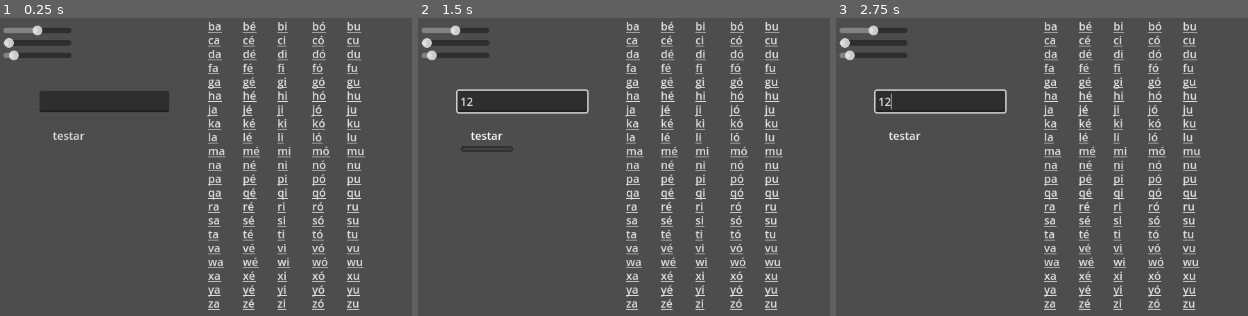
Above: before the commit, frames 1-3 (left to right).
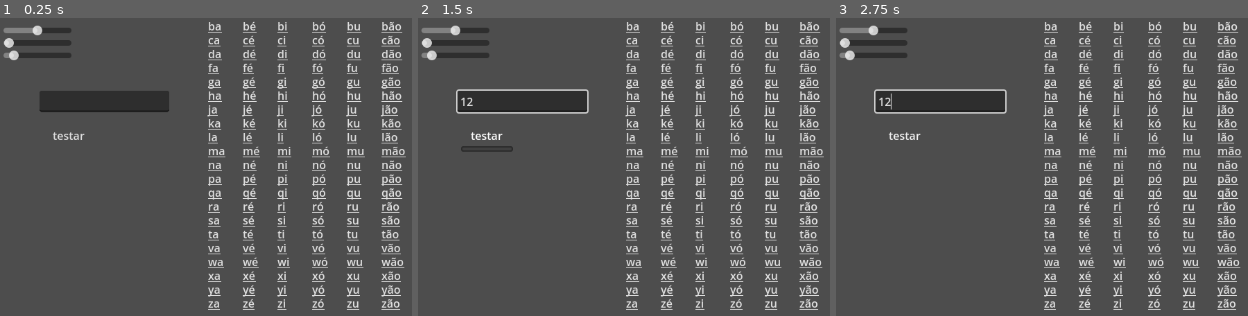
Above: after the commit, the same moments.

Repository: Sterbenxy13/Alfabeto-Movel-Interativo
Game: Godot game, scene res://teste.tscn
Two runs of this game, one before a commit and one after it. Both use one fixed random seed, a clock stepped at 60 frames per second and the inputs below.
Inputs (mouse positions are in pixels of both pictures, inside the frame that each line leads up to):
- Up to frame 1 (0.25 s): no input
- Up to frame 2 (1.5 s): click (521, 101) at 0.52 s; type "12" at 0.6 s; click "testar" at 1.25 s
- Up to frame 3 (2.75 s): click "testar" at 2 s

The runs differ from the first frame. In frame 1, 2.0% of the frame differs, in the area x 92-99%, y 1-98%; in frame 2, 2.0%; in frame 3, 2.0%.
Error in both runs: Invalid access of index '0' on a base object of type: 'PackedStringArray'. (res://TTS.gd:6)

Commit message:
lógica inicial da aba das sílabas feita

Diff:
--- /dev/null
+++ b/main.tscn
@@ -0,0 +1,9 @@
+[gd_scene format=3 uid="uid://brefcqu5p00b1"]
+
+[node name="Control" type="Control"]
+layout_mode = 3
+anchors_preset = 15
+anchor_right = 1.0
+anchor_bottom = 1.0
+grow_horizontal = 2
+grow_vertical = 2
--- /dev/null
+++ b/menu_button.gd
@@ -0,0 +1,6 @@
+extends MenuButton
+
+@export var vogal:String
+
+func _on_pressed() -> void:
+	$"../Panel".slide()
--- a/node_2d.gd
+++ b/node_2d.gd
@@ -9,7 +9,7 @@
 
 	for c in ['b', 'c', 'd', 'f', 'g', 'h', 'j', 'k', 'l', 'm', 'n', 'p', 'q', 'r', 's', 't', 'v', 'w', 'x', 'y', 'z']:
 		x = 300
-		for v in ['a', 'é', 'i', 'ó', 'u']:
+		for v in ['a', 'é', 'i', 'ó', 'u', 'ão']:
 			silabas.append(silaba_button.new(c + v, "res://audios/" + c + v + ".mp3"))
 			silabas[currentIndex].set_position(Vector2(x, y))
 			x += 50
--- /dev/null
+++ b/silaba_panel.gd
@@ -0,0 +1,27 @@
+extends Panel
+
+var IS_OUT_SCREEN: bool = false
+
+func _ready() -> void:
+	slide()
+
+func slide() -> void:
+	if (IS_OUT_SCREEN):
+		slide_right()
+		IS_OUT_SCREEN = false
+		return
+	else:
+		slide_left()
+		IS_OUT_SCREEN = true
+		return
+
+func slide_left() -> void:
+	while (0 - self.size.x) < self.position.x:
+		self.position.x -= 1
+		print(self.position.x)
+
+func slide_right() -> void:
+	while 0 > self.position.x:
+		self.position.x = self.position.x + 1
+		await get_tree().create_timer(0.000001).timeout
+		print(self.position.x)
--- /dev/null
+++ b/vogalTab.tscn
@@ -0,0 +1,35 @@
+[gd_scene load_steps=3 format=3 uid="uid://bw7netbo2htuh"]
+
+[ext_resource type="Script" uid="uid://csj0hgboweb8" path="res://menu_button.gd" id="1_35eqb"]
+[ext_resource type="Script" uid="uid://bbdffqe0kndoa" path="res://silaba_panel.gd" id="1_pchkb"]
+
+[node name="Control" type="Control"]
+layout_mode = 3
+anchors_preset = 15
+anchor_right = 1.0
+anchor_bottom = 1.0
+grow_horizontal = 2
+grow_vertical = 2
+
+[node name="Panel" type="Panel" parent="."]
+layout_mode = 1
+anchors_preset = -1
+anchor_right = 0.3
+anchor_bottom = 1.0
+offset_bottom = 0.208008
+pivot_offset = Vector2(50, 50)
+script = ExtResource("1_pchkb")
+
+[node name="MenuButton" type="MenuButton" parent="."]
+layout_mode = 1
+anchors_preset = -1
+anchor_right = 0.15
+anchor_bottom = 0.2
+offset_left = 50.0
+offset_right = 8.0
+offset_bottom = 8.0
+text = "A"
+script = ExtResource("1_35eqb")
+vogal = "A"
+
+[connection signal="pressed" from="MenuButton" to="MenuButton" method="_on_pressed"]
Not shown, added: menu_button.gd.uid
Not shown, added: silaba_panel.gd.uid
